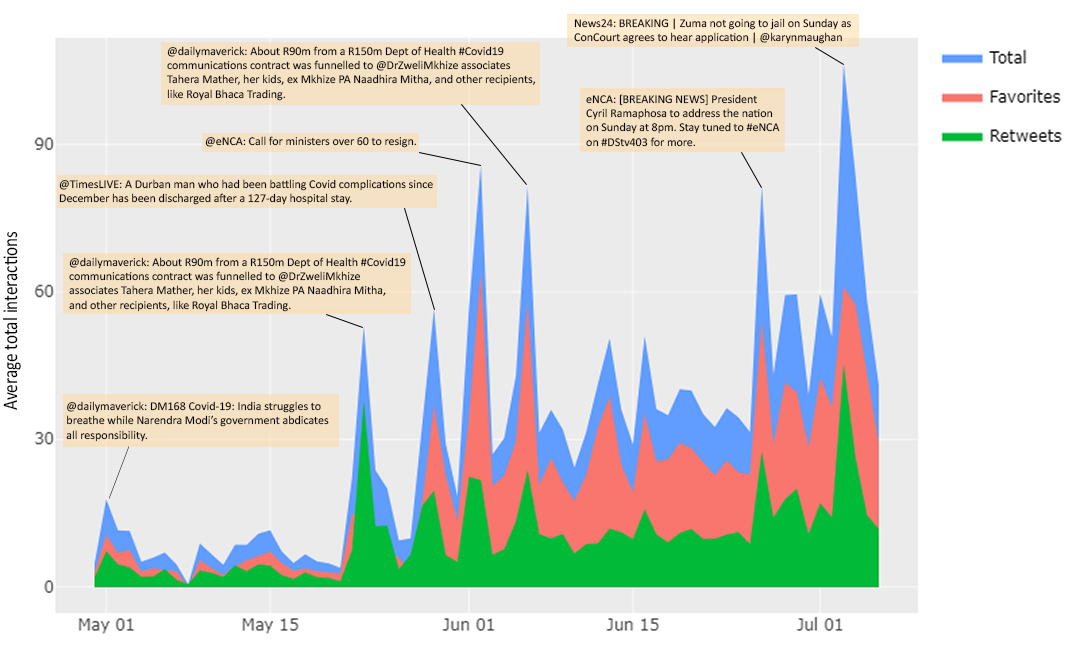
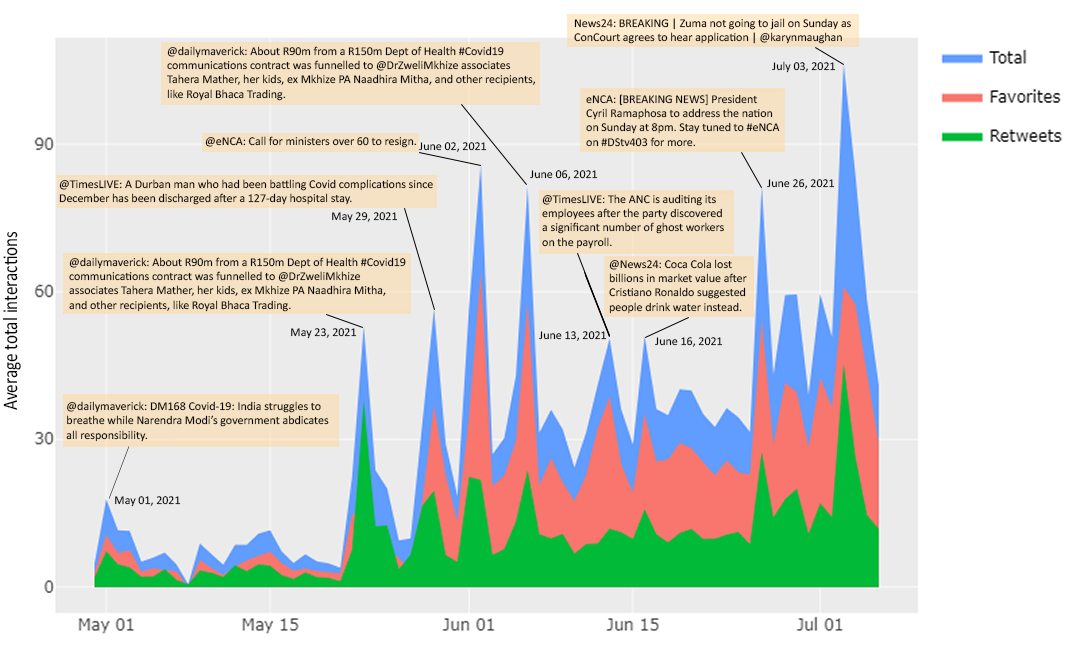
The second w=1080, h=667 image is a revision of the first. Changes to its layers:
added layer "July 03, 2021" above "June 26, 2021" over [772, 61, 836, 73]
added layer "June 26, 2021" above "June 16, 2021" over [767, 179, 835, 189]
added layer "June 16, 2021" above "June 13, 2021" over [655, 337, 723, 347]
added layer "June 13, 2021" above "June 06, 2021" over [539, 331, 607, 341]
added layer "June 06, 2021" above "June 02, 2021" over [530, 170, 598, 180]
added layer "June 02, 2021" above "May 29, 2021" over [419, 142, 487, 152]
added layer "May 29, 2021" above "May 23, 2021" over [332, 212, 398, 223]
added layer "May 23, 2021" above "May 01, 2021" over [291, 328, 357, 339]
added layer "May 01, 2021" above "@dailymaverick: DM168 Covid-19: India struggles to breathe whi" over [115, 496, 181, 507]
added layer "Shape 8" above "@News24: Coca Cola lost billions in market value after Cristi" over [585, 275, 610, 337]
added layer "@News24: Coca Cola lost billions in market value after Cristi" above "@TimesLIVE: The ANC is auditing its employees after the party" over [609, 259, 747, 314]
added layer "@TimesLIVE: The ANC is auditing its employees after the party" above "eNCA: [BREAKING NEWS] President Cyril Ramaphosa to address the" over [542, 194, 724, 249]
added layer "Shape 9" above "Shape 10" over [584, 272, 610, 336]
added layer "Shape 10" above "Shape 11" over [577, 253, 610, 336]
added layer "Shape 11" above "Layer 9" over [645, 317, 689, 338]
added layer "Layer 9" above "Layer 8" over [604, 256, 754, 317]
added layer "Layer 8" above "Layer 6" over [539, 190, 734, 254]
